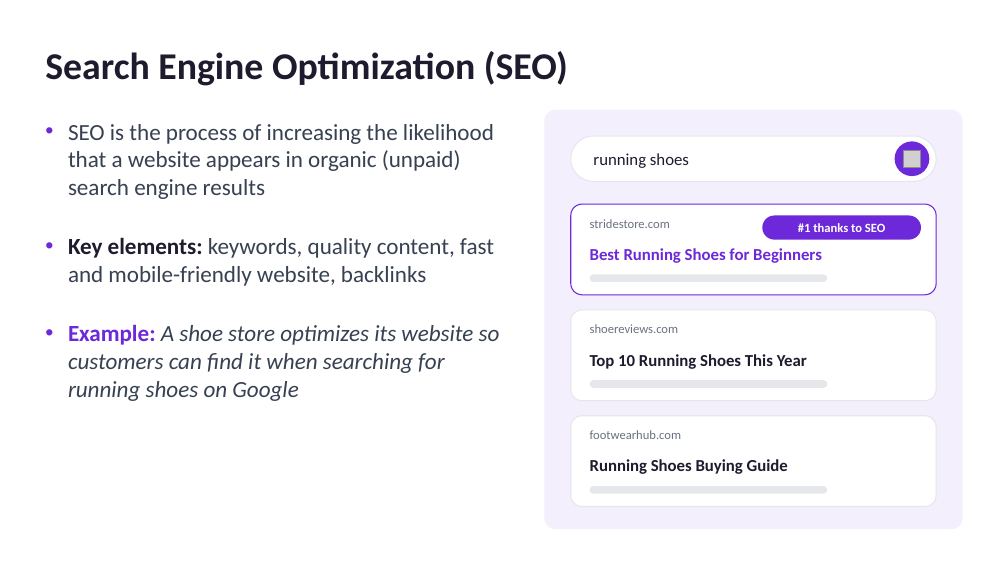
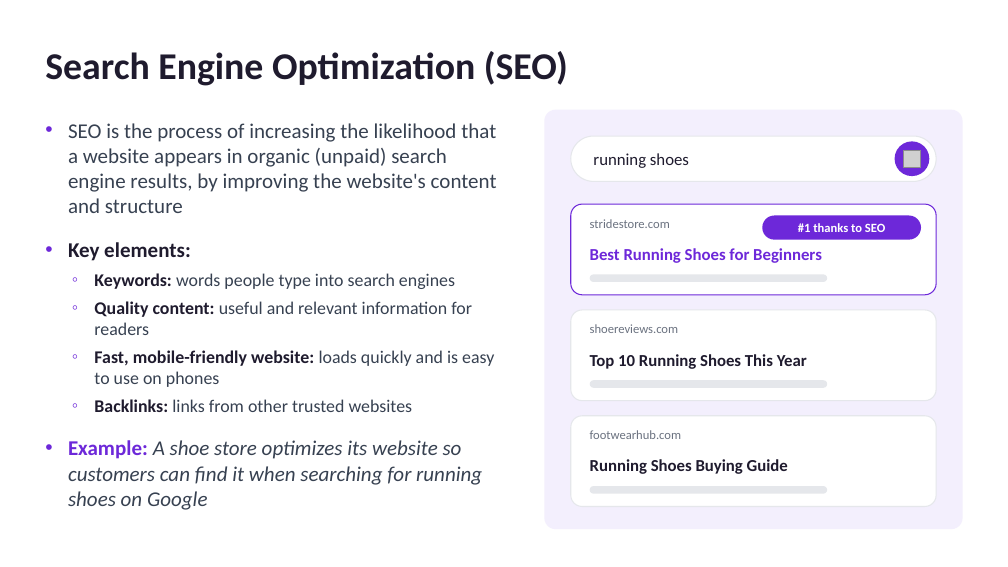
Before and after one commit to granodioritee/repo-baru, a slide deck: slide 3 of digital-marketing-tools.pptx. Drawn at 1008x567 pixels with LibreOffice and Linux fonts; fonts in the diff are those of the drawing; grey boxes stand for pictures. Boxes give left, top, right and bottom in pixels: in the first picture for what was removed or moved away, otherwise in the second. Text is boxed around its words. In the diff, an @@ line names an element or a change of style, - is before the commit and + after.

```diff
--- a/digital-marketing-tools.pptx
+++ b/digital-marketing-tools.pptx
@@ text at [68, 123, 497, 412]: text changed; size 22 to 17 pt @@
-• SEO is the process of increasing the likelihood that a website appears in organic (unpaid) search engine results
-• Key elements: keywords, quality content, fast and mobile-friendly website, backlinks
+• SEO is the process of increasing the likelihood that a website appears in organic (unpaid) search engine results, by improving the website's content and structure
+• Key elements:
+◦ Keywords: words people type into search engines
+◦ Quality content: useful and relevant information for readers
+◦ Fast, mobile-friendly website: loads quickly and is easy to use on phones
+◦ Backlinks: links from other trusted websites
@@ text at [68, 440, 482, 510]: size 22 to 20 pt in "Example: A shoe store optimizes its website ..."; less space between paragraphs @@
```
Also in this commit, not shown: 1 other file.
